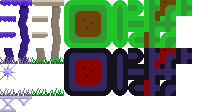
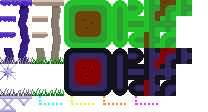
Layers edited between the first and the second 208px x 112px image:
painted on "Background" over left=39, top=96, right=158, bottom=105
